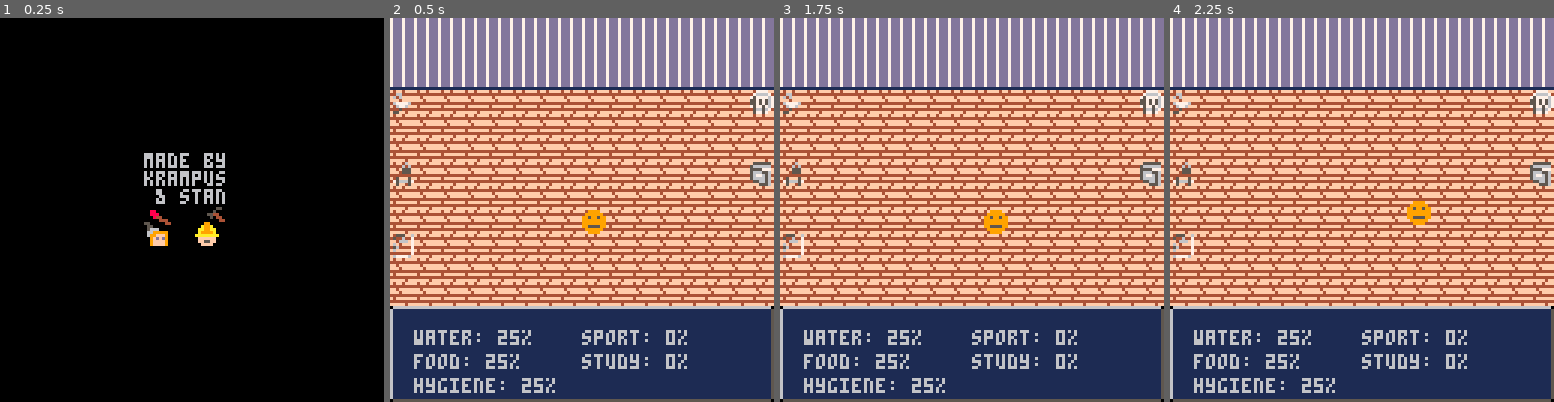
Above: before the commit, frames 1-4 (left to right).
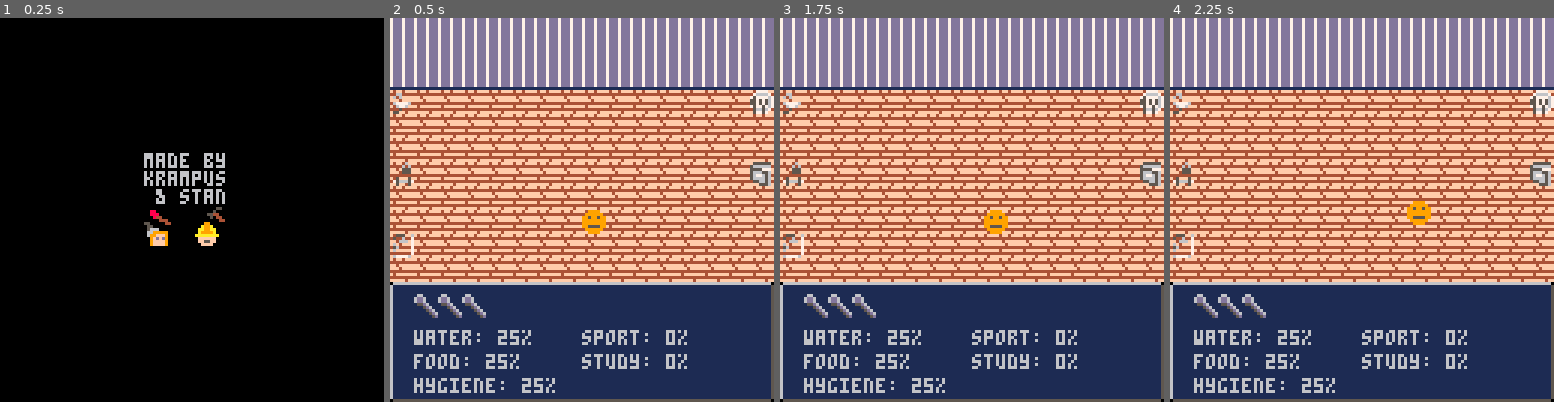
Above: after the commit, the same moments.

Repository: StanTheCarpenter/handle-with-care
Game: PICO-8 cartridge handlewithcare.p8
Same seed, same stepped clock (60 frames per second), same inputs: the game is played once before the commit and once after it.
Inputs:
- Up to frame 1 (0.25 s): no input
- Up to frame 2 (0.5 s): tap X (X key) at 0.33 s
- Up to frame 3 (1.75 s): tap X (X key) at 1.07 s; hold Right from 1.6 s (still down)
- Up to frame 4 (2.25 s): tap X (X key) at 1.85 s; release Right at 2.1 s; hold Up from 2.15 s (still down)

Frame 1 is identical in both runs. In frame 2, 7.2% of the frame differs, in the area x 0-100%, y 68-79%; in frame 3, 7.2%; in frame 4, 7.2%.

Commit message:
Update handlewithcare.p8
spoons

Diff:
--- a/handlewithcare.p8
+++ b/handlewithcare.p8
@@ -96,9 +96,11 @@
 	for k,v in pairs(items) do
 		local l, a = len(v.x,v.y,gx,gy)
 		if l < 8 then
-			if v.mode == 1 then
+			if v.mode == 1
+			and player.spoons > 0 then
 				v.act()
 				v.mode = 2
+				player.spoons -= 1
 			end
 			item_prsd = true
 		end
@@ -119,6 +121,11 @@
 	for k,v in pairs(items) do
 		spr(v.img[v.mode],v.x,v.y)
 	end
+
+	for i=1, player.spoons do
+		spr(11,i*8,128-36)
+	end
+
 	print("water: " .. player.water .. "%",8,128-8*3)
 	print("food: " .. player.food .. "%",8,128-8*2)
 	print("hygiene: " .. player.hygiene .. "%",8,128-8)
@@ -177,6 +184,8 @@
 	player.hygiene = 25
 	player.sport = 0
 	player.study = 0
+	player.max_spoons = 3
+	player.spoons = player.max_spoons
 end
 
 -->8
@@ -187,14 +196,14 @@
 	return sqrt(dx*dx+dy*dy),atan2(dy,dx)
 end
 __gfx__
-0000000099999999ffffffffddddddddffddddddfd4444445444454477666677f4ff4fff7ddd7ddd7ddd7ddd0000000000999900066666666666666666666660
-000000005cccc2e2fffffeff54545444ed545444ed5454445454544476666667444444447ddd7ddd7ddd7ddd0000000009999990611111111111111111111115
-007007005cccb2e2ffffe7ef44544454fd544454fd5444544454445477666677ff4fffff7ddd7ddd7ddd7ddd0000000099599599611111111111111111111115
-000770005ccb42e2fffffeff44444454fd444454fd44445444444454777ee888fff4ffff7ddd7ddd7ddd7ddd0000000099999999611111111111111111111115
-00077000533c42e2ffffffff44445454fd445454fd4454544444545477ee8888444444447ddd7ddd7ddd7ddd0000000099999999611111111111111111111115
-007007005bb332e2efffffff45445454fd445454fd445454454454547ee88887f4ffffff7ddd7ddd7ddd7ddd0000000099555599611111111111111111111115
-00000000533b32227efffffe45445454fd445454fd4454544544545478888887444444447ddd7ddd7ddd7ddd0000000009999990611111111111111111111115
-0000000055555555efffffff45454444fd454444fd4544444545444478888887fffff4ff111111117ddd7ddd0000000000999900611111111111111111111115
+0000000099999999ffffffffddddddddffddddddfd4444445444454477666677f4ff4fff7ddd7ddd7ddd7ddd0660000000999900066666666666666666666660
+000000005cccc2e2fffffeff54545444ed545444ed5454445454544476666667444444447ddd7ddd7ddd7ddd6dd6000009999990611111111111111111111115
+007007005cccb2e2ffffe7ef44544454fd544454fd5444544454445477666677ff4fffff7ddd7ddd7ddd7ddd6dd6000099599599611111111111111111111115
+000770005ccb42e2fffffeff44444454fd444454fd44445444444454777ee888fff4ffff7ddd7ddd7ddd7ddd055d600099999999611111111111111111111115
+00077000533c42e2ffffffff44445454fd445454fd4454544444545477ee8888444444447ddd7ddd7ddd7ddd0005d60099999999611111111111111111111115
+007007005bb332e2efffffff45445454fd445454fd445454454454547ee88887f4ffffff7ddd7ddd7ddd7ddd00005d6099555599611111111111111111111115
+00000000533b32227efffffe45445454fd445454fd4454544544545478888887444444447ddd7ddd7ddd7ddd000005d609999990611111111111111111111115
+0000000055555555efffffff45454444fd454444fd4544444545444478888887fffff4ff111111117ddd7ddd0000005d00999900611111111111111111111115
 00000000000000000000600000000000055500600077770005555550000555505555555500000000000000000000000000000000611111111111111111111115
 05555555066000000006060000000000500600700766667056666660005677755667666500000000000000000000000000000000611111111111111111111115
 05775775606000000005550000000000006660707577776755557770005666655555555500000000000000000000000000000000611111111111111111111115
@@ -247,10 +256,10 @@
 0808080808080808080808080808080800000000000000000000000000000000000000000000000000000000000000000000000000000000000000000000000000000000000000000000000000000000000000000000000000000000000000000000000000000000000000000000000000000000000000000000000000000000
 0808080808080808080808080808080800000000000000000000000000000000000000000000000000000000000000000000000000000000000000000000000000000000000000000000000000000000000000000000000000000000000000000000000000000000000000000000000000000000000000000000000000000000
 0808080808080808080808080808080800000000000000000000000000000000000000000000000000000000000000000000000000000000000000000000000000000000000000000000000000000000000000000000000000000000000000000000000000000000000000000000000000000000000000000000000000000000
-0808080808080808080808080808080800000000000000000000000000000000000000000000000000000000000000000000000000000000000000000000000000000000000000000000000000000000000000000000000000000000000000000000000000000000000000000000000000000000000000000000000000000000
 0d0e0e0e0e0e0e0e0e0e0e0e0e0e0e0f00000000000000000000000000000000000000000000000000000000000000000000000000000000000000000000000000000000000000000000000000000000000000000000000000000000000000000000000000000000000000000000000000000000000000000000000000000000
 1d1e1e1e1e1e1e1e1e1e1e1e1e1e1e1f00000000000000000000000000000000000000000000000000000000000000000000000000000000000000000000000000000000000000000000000000000000000000000000000000000000000000000000000000000000000000000000000000000000000000000000000000000000
 1d1e1e1e1e1e1e1e1e1e1e1e1e1e1e1f00000000000000000000000000000000000000000000000000000000000000000000000000000000000000000000000000000000000000000000000000000000000000000000000000000000000000000000000000000000000000000000000000000000000000000000000000000000
+1d1e1e1e1e1e1e1e1e1e1e1e1e1e1e1f00000000000000000000000000000000000000000000000000000000000000000000000000000000000000000000000000000000000000000000000000000000000000000000000000000000000000000000000000000000000000000000000000000000000000000000000000000000
 2d2e2e2e2e2e2e2e2e2e2e2e2e2e2e2f00000000000000000000000000000000000000000000000000000000000000000000000000000000000000000000000000000000000000000000000000000000000000000000000000000000000000000000000000000000000000000000000000000000000000000000000000000000
 
 
